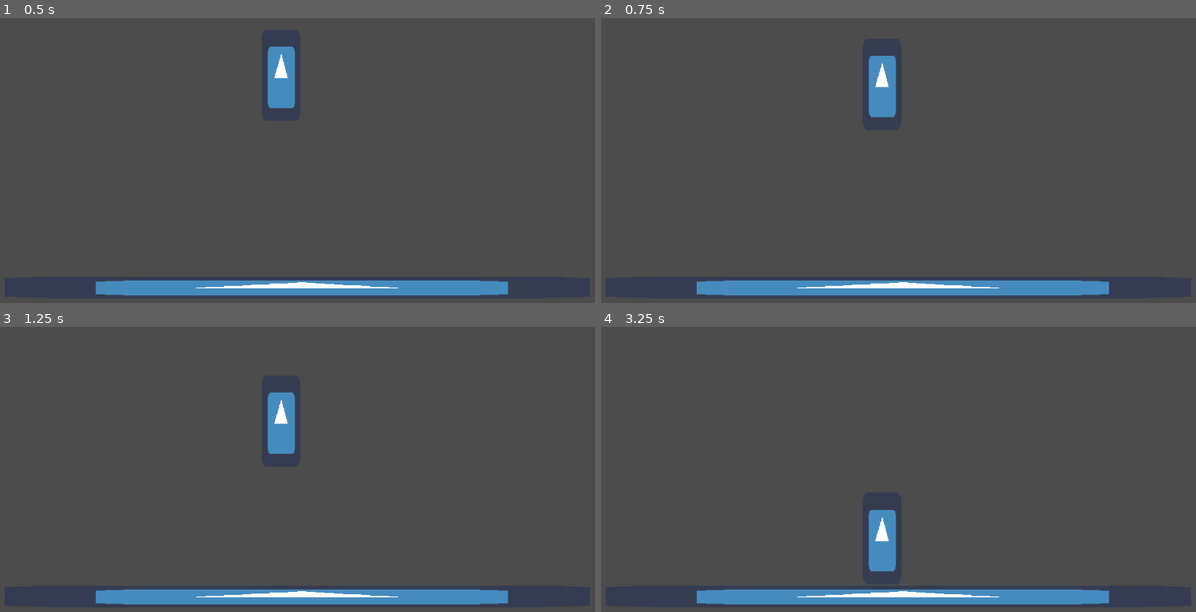
Above: before the commit, frames 1-4 (two rows, left to right).
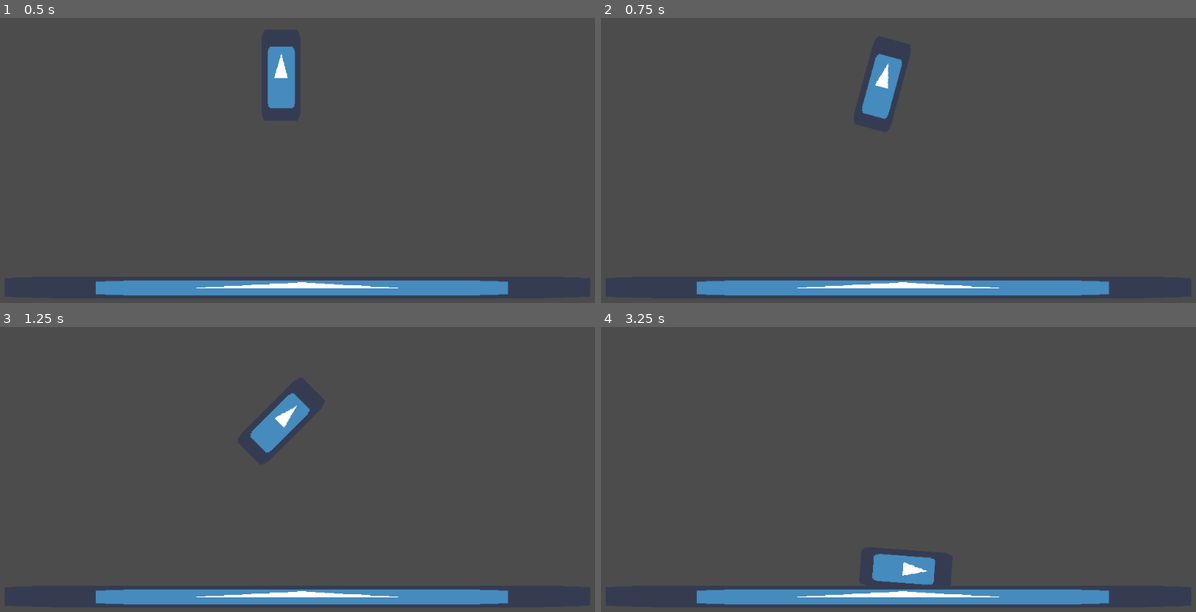
Above: after the commit, the same moments.

Repository: AmazAkar/godot-wild-jam-35
Game: Godot game, scene res://scenes/World.tscn
The game is run twice, just before and just after one commit, with the same random seed, the same clock (stepped at 60 frames per second) and the same inputs. The engine's default icon, where the game draws it, is replaced by a stand-in: a white triangle on a blue panel in a dark square.
Inputs:
- Up to frame 1 (0.5 s): no input
- Up to frame 2 (0.75 s): tap Enter (ui_accept) at 0.5 s; hold Right (balance-right) from 0.53 s (still down)
- Up to frame 3 (1.25 s): keep holding Right (balance-right); tap Enter (ui_accept) at 0.77 s
- Up to frame 4 (3.25 s): release Right (balance-right) at 1.28 s; hold Left (balance-left) 1.28-2.03 s; tap Enter (ui_accept) at 1.52, 3.02 s; hold Right (balance-right) from 2.03 s (still down)

Frame 1 is identical in both runs. In frame 2, 0.4% of the frame differs, in the area x 43-51%, y 12-36%; in frame 3, 0.9%; in frame 4, 1.6%, in the area x 44-57%, y 64-91%.

Commit message:
semi-working unicycle?

Diff:
--- a/scenes/Player.gd
+++ b/scenes/Player.gd
@@ -3,13 +3,25 @@
 
 export(Vector2) var move_force = Vector2(20,0)
 export(Vector2) var force_position = Vector2(0,0)
+
 var max_force = 100
+const vel_force = 55
+const torque_force = 3500
+
 
 func _physics_process(delta):
 	if Input.is_action_just_pressed("move-left") and self.applied_force.x > -max_force:
-		self.add_central_force(Vector2(-move_force.x,0))
+		self.linear_velocity.x -= vel_force
+		#self.add_central_force(Vector2(-move_force.x,0))
 	if Input.is_action_just_pressed("move-right") and self.applied_force.x < max_force:
-		self.add_force(force_position, move_force)
+		self.linear_velocity.x += vel_force
+		#self.add_force(force_position, move_force)
+
+	if Input.is_action_just_pressed("balance-left"):
+		self.apply_torque_impulse(-torque_force)
+
+	if Input.is_action_just_pressed("balance-right"):
+		self.apply_torque_impulse(torque_force)
 
 	if Input.is_action_just_pressed("ui_accept"):
 		print(self.applied_force)
--- a/scenes/Player.tscn
+++ b/scenes/Player.tscn
@@ -1,18 +1,26 @@
-[gd_scene load_steps=4 format=2]
+[gd_scene load_steps=5 format=2]
 
 [ext_resource path="res://icon.png" type="Texture" id=1]
 [ext_resource path="res://scenes/Player.gd" type="Script" id=2]
 
-[sub_resource type="RectangleShape2D" id=1]
-extents = Vector2( 30.5217, 78.2184 )
+[sub_resource type="CapsuleShape2D" id=1]
+radius = 30.0531
+height = 0.0
+
+[sub_resource type="RectangleShape2D" id=2]
+extents = Vector2( 20.9187, 50.4147 )
 
 [node name="Player" type="RigidBody2D"]
 script = ExtResource( 2 )
-force_position = Vector2( 0, 20 )
 
 [node name="Sprite" type="Sprite" parent="."]
 scale = Vector2( 1, 2.3682 )
 texture = ExtResource( 1 )
 
 [node name="CollisionShape2D" type="CollisionShape2D" parent="."]
+position = Vector2( 0.314987, 47.247 )
 shape = SubResource( 1 )
+
+[node name="CollisionShape2D2" type="CollisionShape2D" parent="."]
+position = Vector2( 0.314972, -25.5134 )
+shape = SubResource( 2 )
--- a/scenes/World.tscn
+++ b/scenes/World.tscn
@@ -10,8 +10,7 @@
 
 [node name="Player" parent="." instance=ExtResource( 1 )]
 position = Vector2( 477.348, 198.982 )
-mass = 2.0
-move_force = Vector2( 100, 0 )
+move_force = Vector2( 200, 0 )
 
 [node name="StaticBody2D" type="StaticBody2D" parent="."]
 
Not shown, added: Playerspr-export.png.import
Not shown, added: Playerspr.png.import
Not shown, added: wheelspr.png.import
